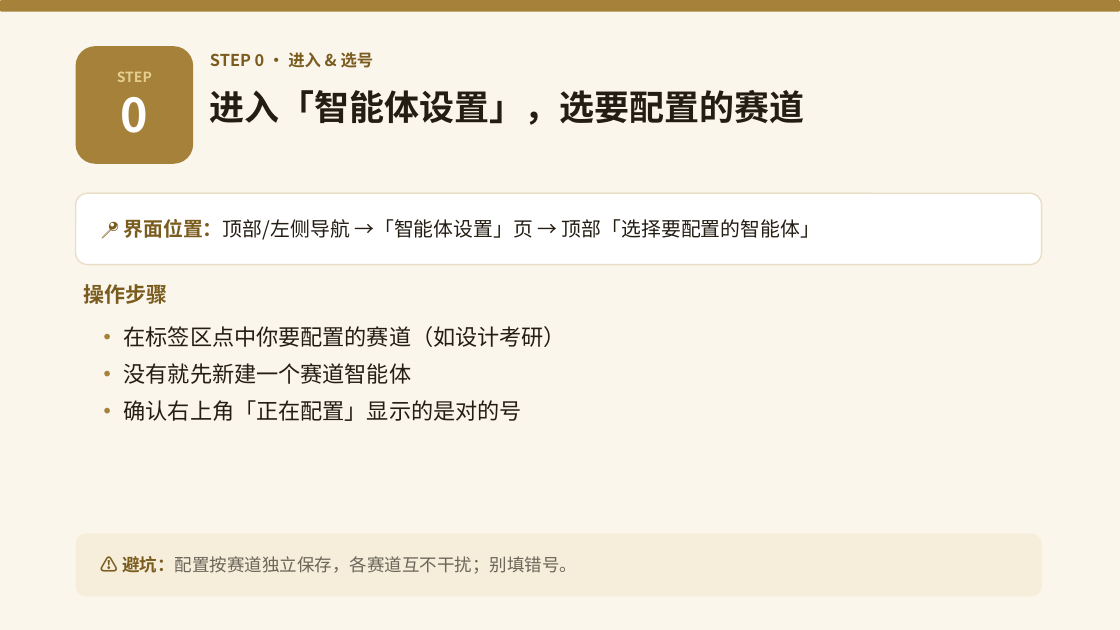
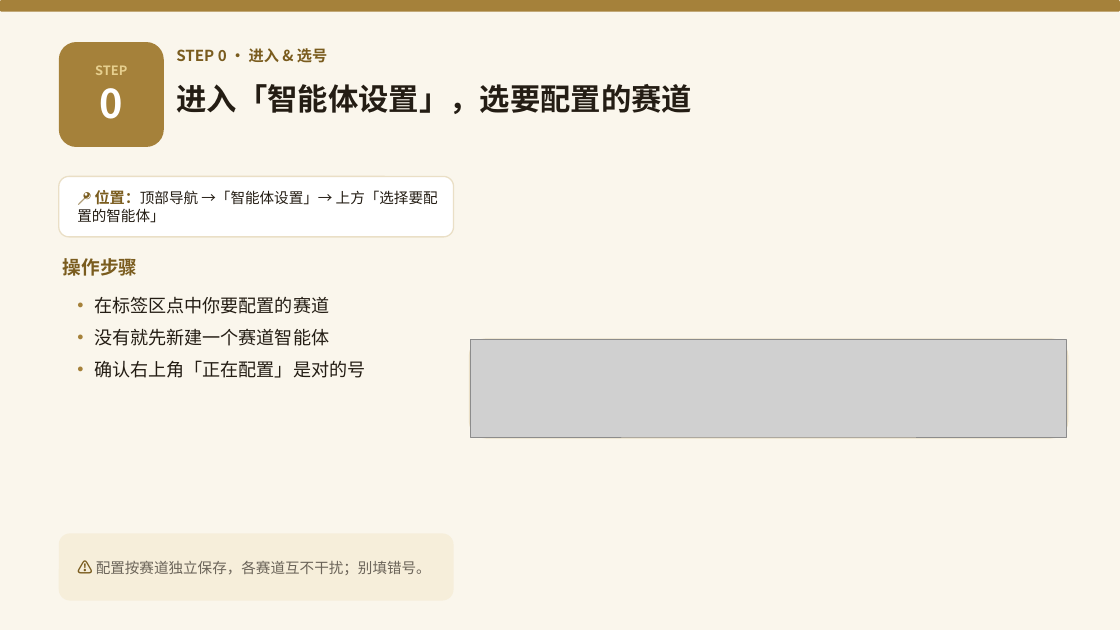
Before and after one commit to yonglin22/xhsneirongshengcheng, a slide deck: slide 4 of 教学-智能体知识库录入.pptx. Drawn at 1120x630 pixels with LibreOffice and Linux fonts; fonts in the diff are those of the drawing; grey boxes stand for pictures. Boxes give left, top, right and bottom in pixels: in the first picture for what was removed or moved away, otherwise in the second. Text is boxed around its words. In the diff, an @@ line names an element or a change of style, - is before the commit and + after.

```diff
--- a/教学-智能体知识库录入.pptx
+++ b/教学-智能体知识库录入.pptx
@@ text "STEP": place and size @@
-text "STEP" at (117,71,152,133)
+text "STEP" at (95,65,127,119)
@@ text "STEP" at (95,65,127,119): size 12 to 11 pt in "STEP"; size 40 to 34 pt in "0" @@
@@ rounded rectangle: place and size @@
-rounded rectangle at (76,46,193,164)
+rounded rectangle at (59,42,164,147)
@@ text "STEP 0 · 进入 & ...": place and size @@
-text "STEP 0 · 进入 & ..." at (210,52,374,68)
+text "STEP 0 · 进入 & ..." at (176,48,327,63)
@@ text "STEP 0 · 进入 & ..." at (176,48,327,63): size 14 to 13 pt @@
@@ text "进入「智能体设置」，选要配置的赛道": place and size @@
-text "进入「智能体设置」，选要配置的赛道" at (210,90,805,125)
+text "进入「智能体设置」，选要配置的赛道" at (176,84,692,114)
@@ text "进入「智能体设置」，选要配置的赛道" at (176,84,692,114): size 30 to 26 pt @@
@@ rounded rectangle: place and size @@
-rounded rectangle at (76,193,1042,265)
+rounded rectangle at (59,176,454,237)
@@ rounded rectangle at (59,176,454,237): outline #EADFC6 1.2 pt to #EADFC6 1.1 pt @@
@@ text at (77,190,438,223): text changed; size 17 to 12.5 pt @@
-📍 界面位置：顶部/左侧导航 →「智能体设置」页 → 顶部「选择要配置的智能体」
+📍 位置：顶部导航 →「智能体设置」→ 上方「选择要配置的智能体」
@@ text "操作步骤": place and size @@
-text "操作步骤" at (84,284,168,304)
+text "操作步骤" at (63,258,137,276)
@@ text "操作步骤" at (63,258,137,276): size 18 to 16 pt @@
@@ text "• 在标签区点中你要配置的赛道": place and size @@
-text "• 在标签区点中你要配置的赛道" at (124,326,566,421)
+text "• 在标签区点中你要配置的赛道" at (94,296,365,378)
@@ text at (94,296,329,314): text changed; size 19 to 15.5 pt @@
-• 在标签区点中你要配置的赛道（如设计考研）
+• 在标签区点中你要配置的赛道
@@ text at (94,329,329,346): size 19 to 16 pt in "•"; size 19 to 15.5 pt in "没有就先新建一个赛道智能体"; less space between paragraphs @@
@@ rounded rectangle added at (470,339,1068,439), fill #FFFFFF, outline #EADFC6 1.2 pt @@
@@ picture added at (471,340,1067,438) @@
@@ text at (94,360,365,378): text changed; size 19 to 15.5 pt @@
-• 确认右上角「正在配置」显示的是对的号
+• 确认右上角「正在配置」是对的号
@@ rounded rectangle: place and size @@
-rounded rectangle at (76,534,1042,597)
+rounded rectangle at (59,534,454,601)
@@ text at (96,561,431,575): text changed; size 15 to 12.5 pt @@
-⚠ 避坑：配置按赛道独立保存，各赛道互不干扰；别填错号。
+⚠ 配置按赛道独立保存，各赛道互不干扰；别填错号。
```
Also in this commit, not shown: 10 other slides changed, 1 slide added.
